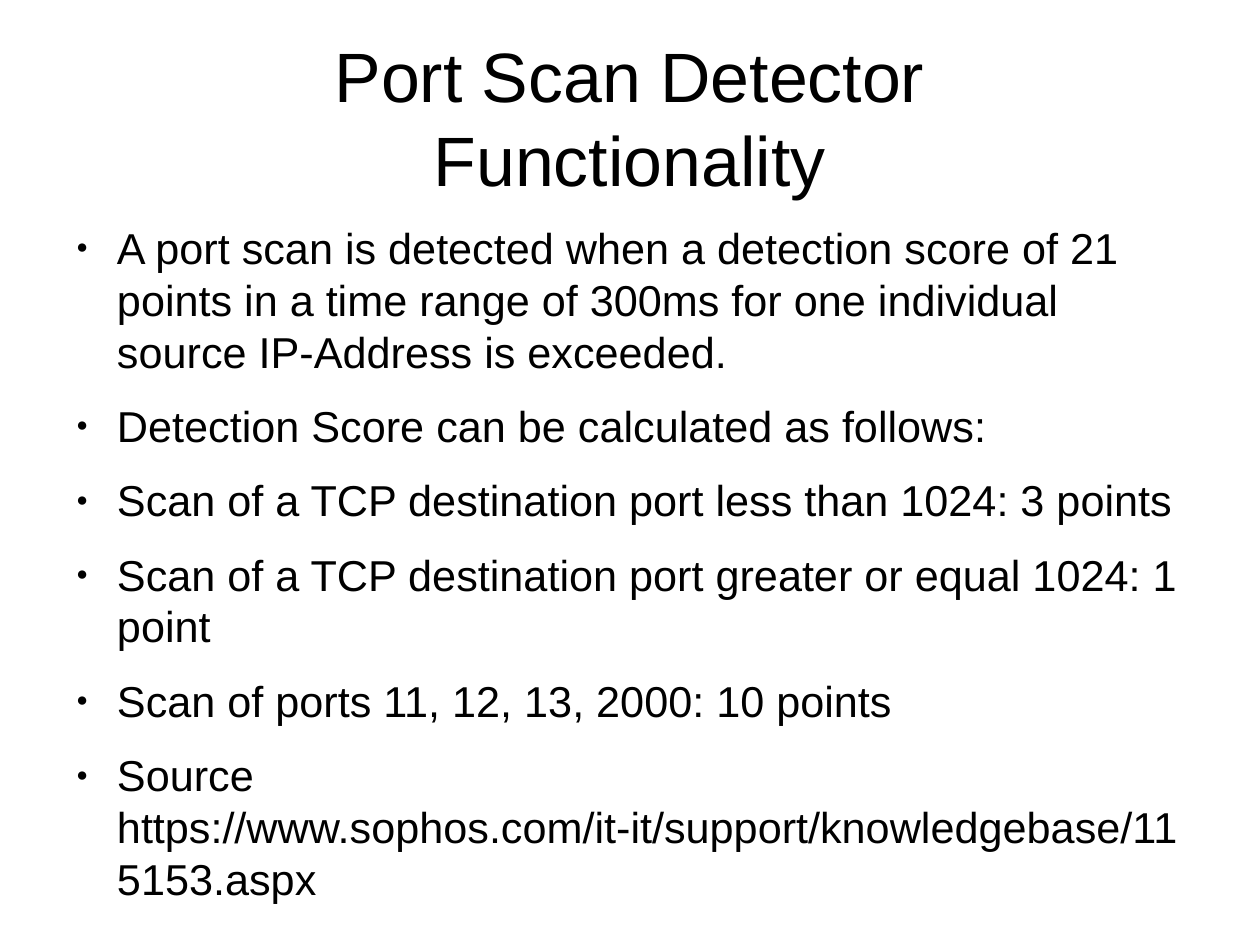
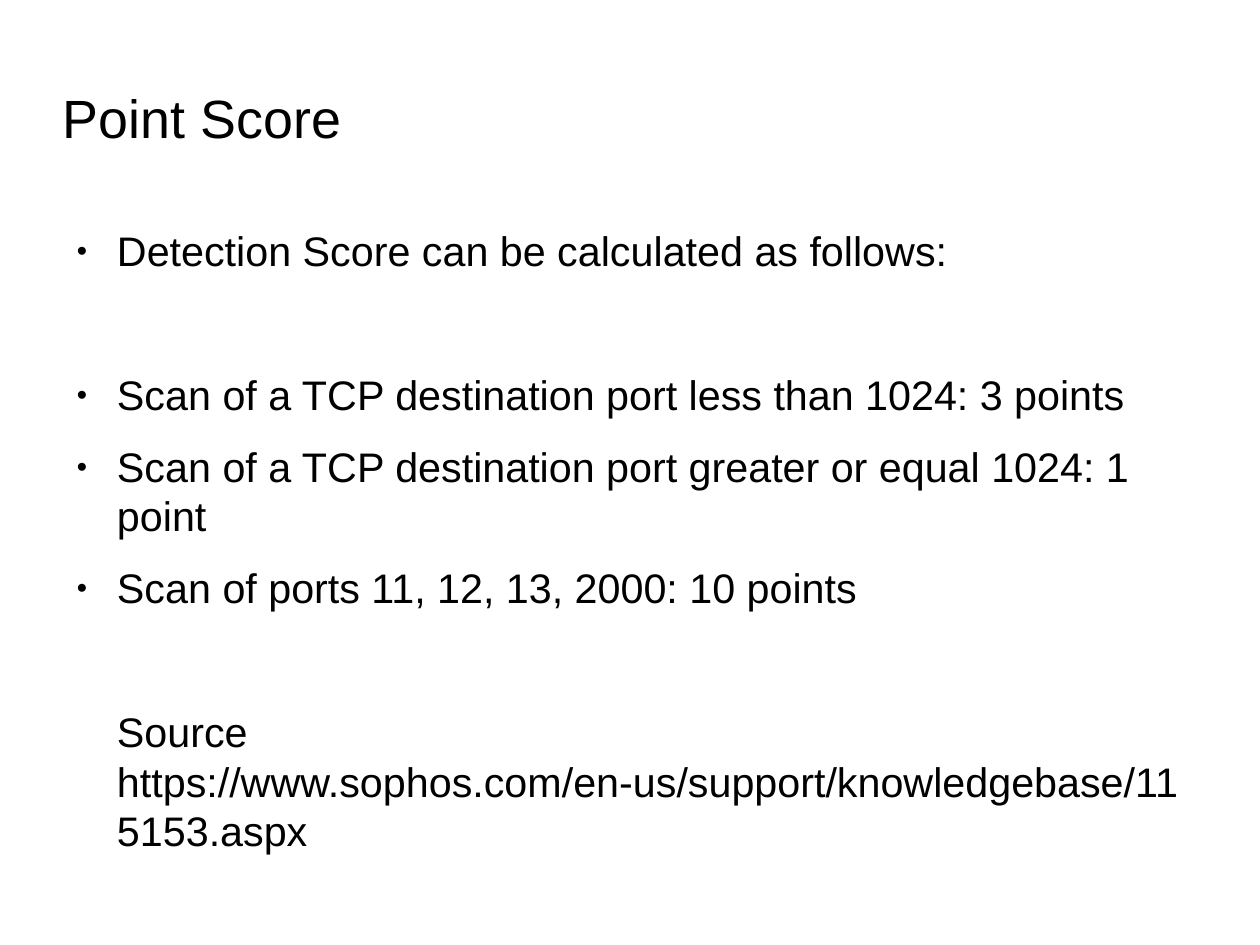
Before and after one commit to herrBez/PortScanner, a slide deck: slide 15 of slides/Untitled 1.odp (slide 13 before the commit). Drawn at 1260x945 pixels with LibreOffice and Linux fonts; fonts in the diff are those of the drawing; background and template pictures are left out. Boxes give left, top, right and bottom in pixels: in the first picture for what was removed or moved away, otherwise in the second. Text is boxed around its words. In the diff, an @@ line names an element or a change of style, - is before the commit and + after.

Commit message:
Slides improved!

```diff
--- a/slides/Untitled 1.odp
+++ b/slides/Untitled 1.odp
@@ title removed at [335, 53, 924, 199] @@
-Port Scan Detector
-Functionality
@@ title added at [63, 99, 341, 139], 33.9 pt, text #000000 @@
+Point Score
@@ text at [117, 232, 1118, 369]: paragraph removed @@
-● A port scan is detected when a detection score of 21 points in a time range of 300ms for one individual source IP-Address is exceeded.
@@ text at [117, 236, 1129, 611]: size 27.2 to 26 pt in "Detection Score can be calculated as follows:", "Scan of a TCP destination port less ...", "Scan of a TCP destination port greater ...", "Scan of ports 11, 12, 13, 2000: ..." @@
@@ text at [117, 718, 1178, 854]: text changed; size 27.2 to 26 pt @@
-● Source https://www.sophos.com/it-it/support/knowledgebase/115153.aspx
+Source https://www.sophos.com/en-us/support/knowledgebase/115153.aspx
```
Also in this commit, not shown: 12 other slides changed, 3 slides added, 4 other files.
